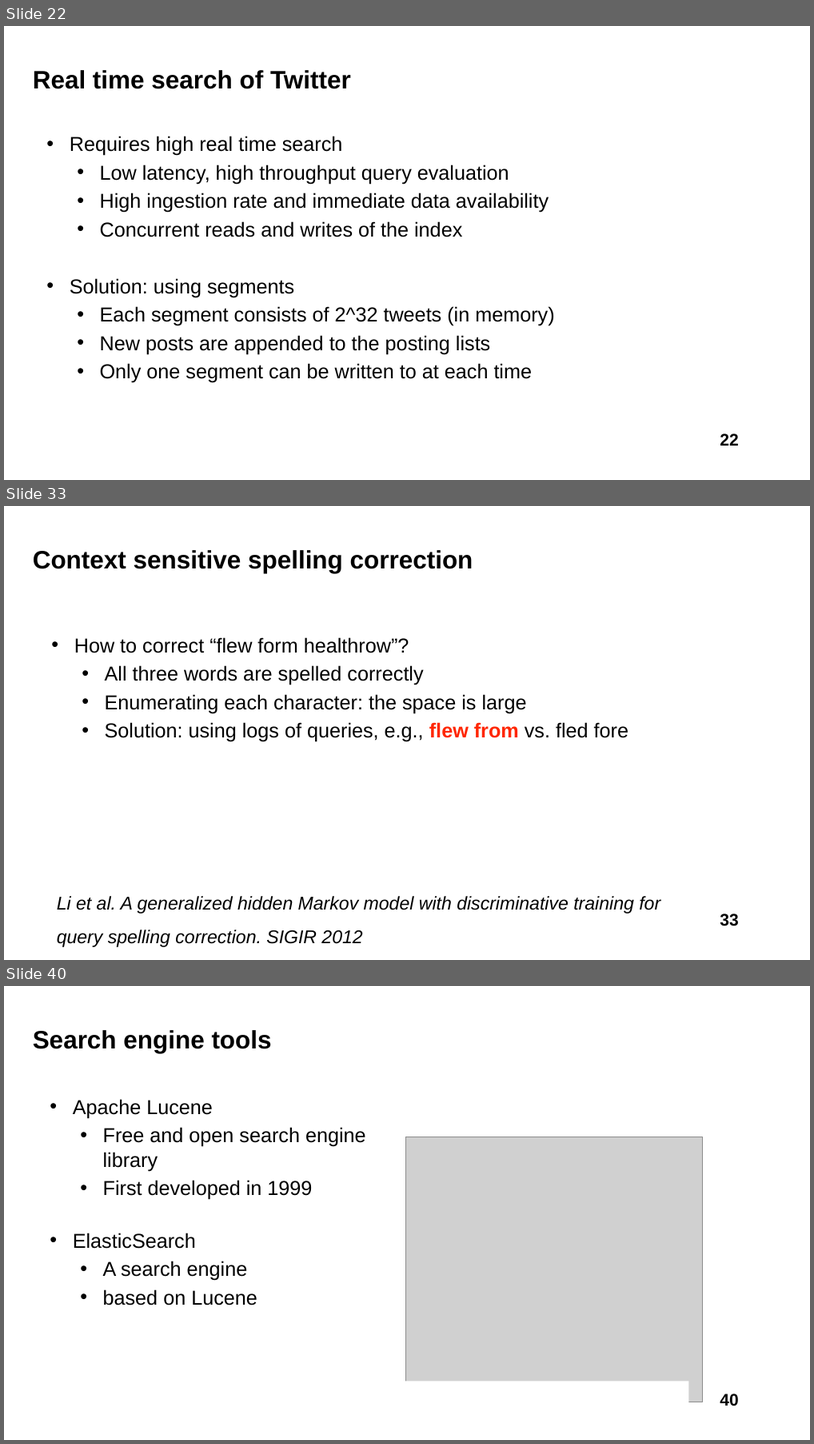
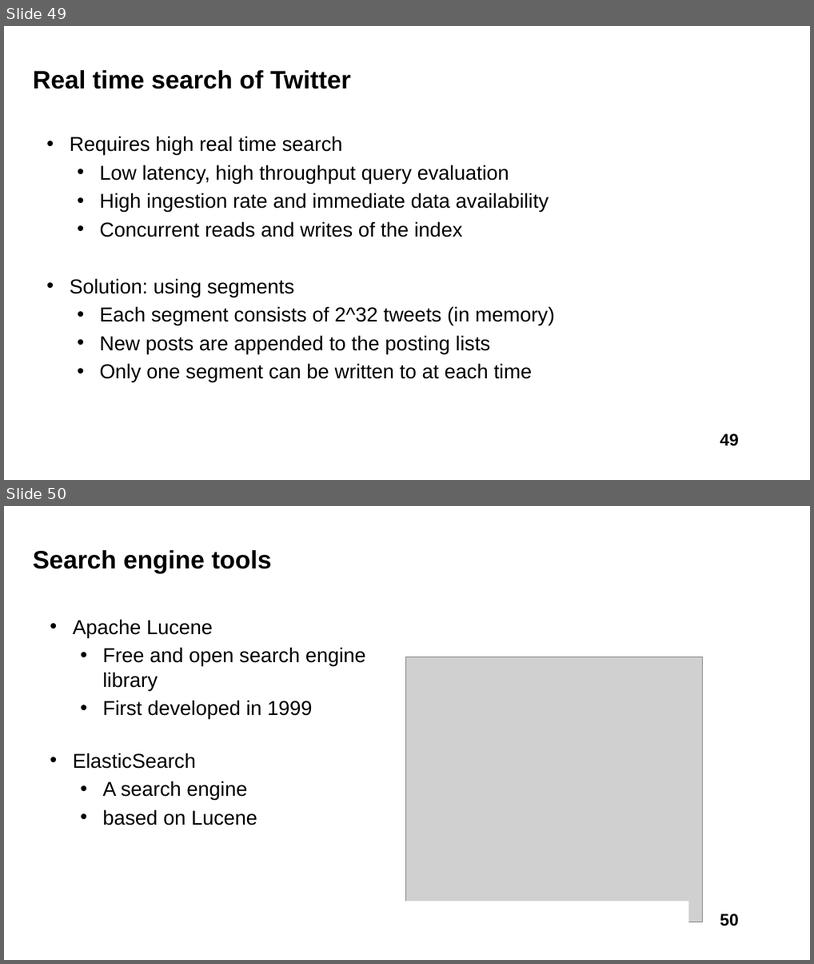
Before and after one commit to liususan091219/liususan091219.github.io, a slide deck: teaching/cs589_21f/slides/4_infr.pptx. Shown one above the other, each under a label of ours: slides 22, 33 and 40 before the commit, slides 49 and 50 after it; the slides between them are not shown. The pictures are 814x1444 and 814x964 pixels, drawn with LibreOffice and Linux fonts; fonts in the diff are those of the drawing; grey boxes stand for pictures. Boxes give left, top, right and bottom in pixels: in the first picture for what was removed or moved away, otherwise in the second. Text is boxed around its words. In the diff, an @@ line names an element or a change of style, - is before the commit and + after.

```diff
--- a/teaching/cs589_21f/slides/4_infr.pptx
+++ b/teaching/cs589_21f/slides/4_infr.pptx
@@ slide 33 removed at (4, 506, 810, 960), background #FFFFFF @@
@@ title removed at (33, 550, 474, 573) @@
-Context sensitive spelling correction
@@ text removed at (74, 637, 629, 742) @@
-• How to correct “flew form healthrow”?
-  • All three words are spelled correctly
-  • Enumerating each character: the space is large
-  • Solution: using logs of queries, e.g., flew from vs. fled fore
@@ text removed at (57, 896, 661, 947) @@
-Li et al. A generalized hidden Markov model with discriminative training for query spelling correction. SIGIR 2012
@@ page number removed at (720, 913, 738, 926) @@
-33
@@ what was slide 22 is now slide 49 @@
@@ page number at (720, 433, 738, 446): text changed @@
-22
+49
@@ what was slide 40 is now slide 50 @@
@@ page number at (720, 913, 738, 925): text changed @@
-40
+50
```
Also in this commit, not shown: 7 slides changed, 38 slides added, 27 other slides removed, 3 other files.
